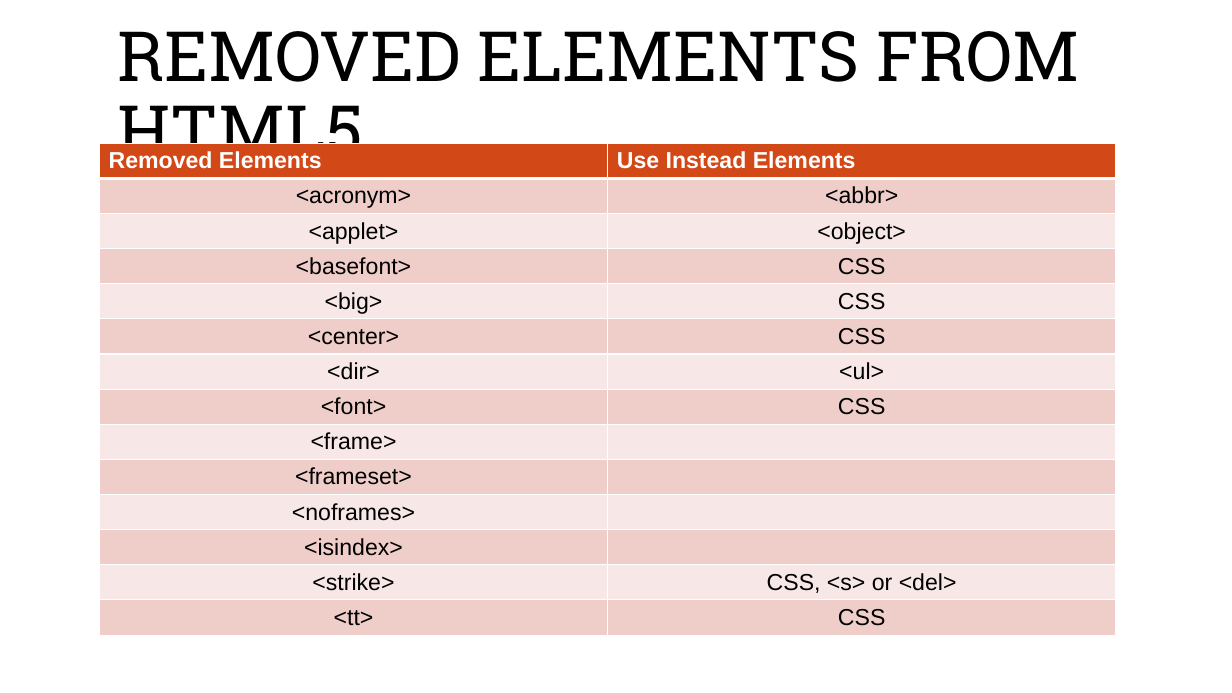
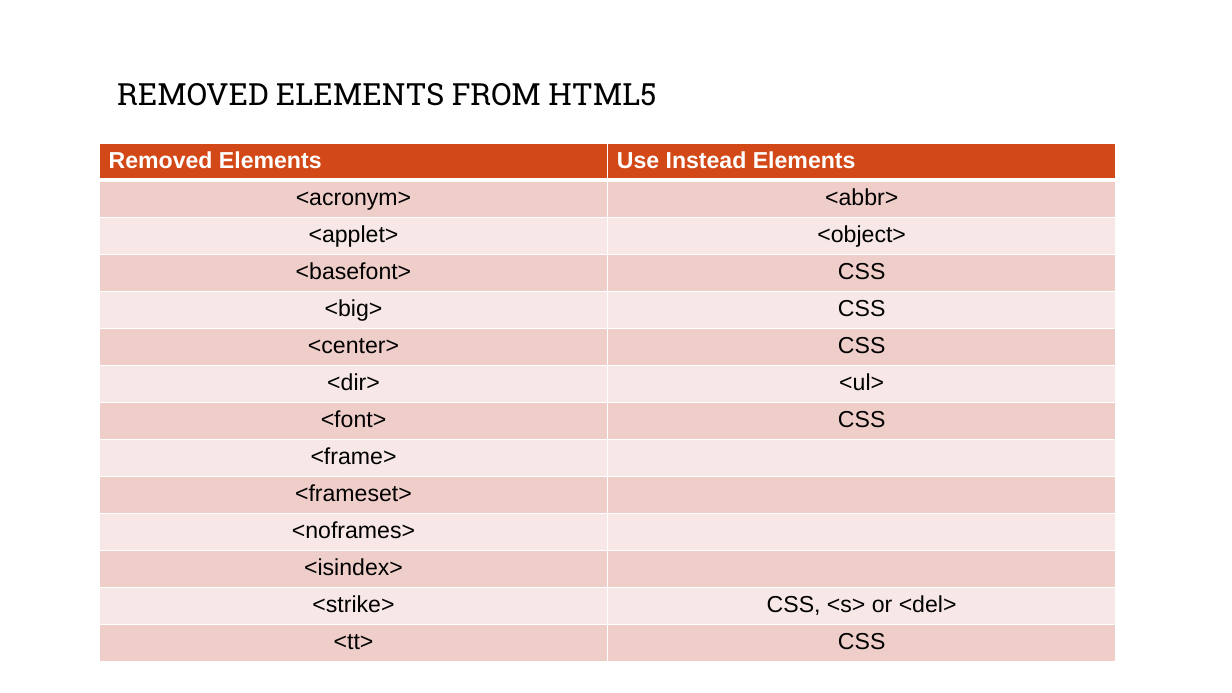
Before and after one commit to karianmash/html-tutorials, a slide deck: slide 13 of Notes/Introduction to html.pptx. Drawn at 1232x693 pixels with LibreOffice and Linux fonts; fonts in the diff are those of the drawing; background and template pictures are left out. Boxes give left, top, right and bottom in pixels: in the first picture for what was removed or moved away, otherwise in the second. Text is boxed around its words. In the diff, an @@ line names an element or a change of style, - is before the commit and + after.

Commit message:
Modified this file

```diff
--- a/Notes/Introduction to html.pptx
+++ b/Notes/Introduction to html.pptx
@@ text "REMOVED ELEMENTS FROM HTML5" at (x1=117, y1=83, x2=656, y2=106): size 54 to 23.8 pt @@
@@ table at (x1=100, y1=143, x2=1116, y2=654) @@
@@ borders changed @@
```
Also in this commit, not shown: 17 other slides changed, 1 slide added.
